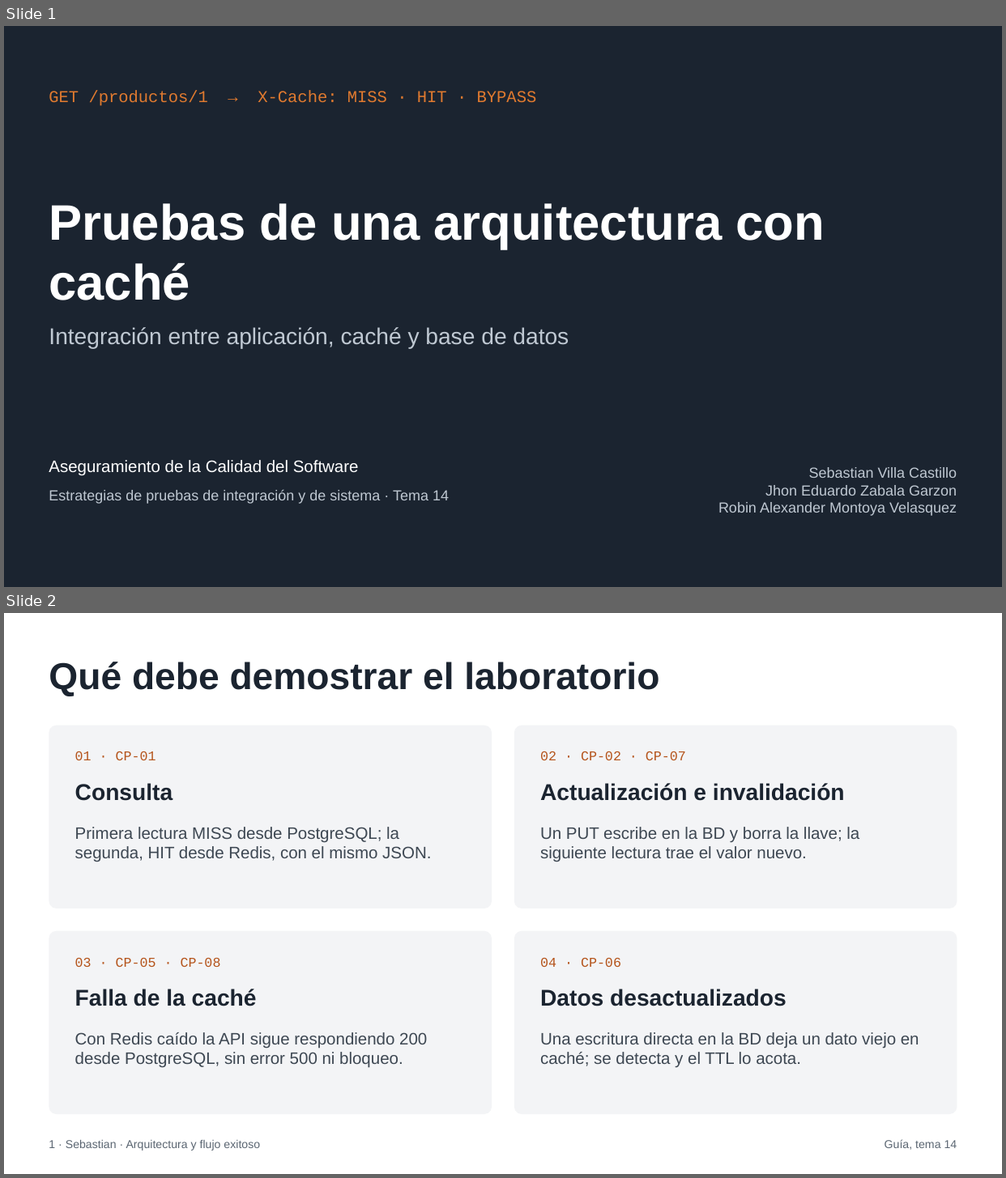
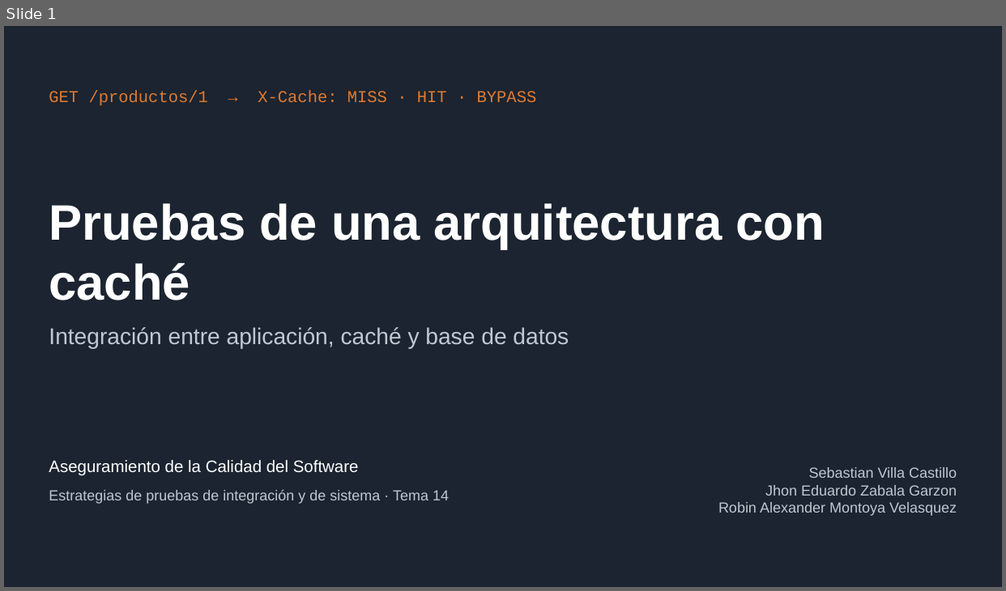
Before and after one commit to SebastianVillaC/lab-cache, a slide deck: docs/presentacion/presentacion-cache.pptx. Shown one above the other, each under a label of ours: slides 1 and 2 before the commit, slide 1 after it. The pictures are 1006x1178 and 1006x591 pixels, drawn with LibreOffice and Linux fonts; fonts in the diff are those of the drawing. Boxes give left, top, right and bottom in pixels: in the first picture for what was removed or moved away, otherwise in the second. Text is boxed around its words. In the diff, an @@ line names an element or a change of style, - is before the commit and + after.

```diff
--- a/docs/presentacion/presentacion-cache.pptx
+++ b/docs/presentacion/presentacion-cache.pptx
@@ slide 2 removed at (4,613,1002,1174), background #FFFFFF @@
@@ title removed at (49,662,659,696) @@
-Qué debe demostrar el laboratorio
@@ rounded rectangle removed at (49,726,492,909) @@
@@ rounded rectangle removed at (514,726,957,909) @@
@@ text removed at (75,752,156,760) @@
-01 · CP-01
@@ text removed at (540,752,686,760) @@
-02 · CP-02 · CP-07
@@ text removed at (75,783,172,801) @@
-Consulta
@@ text removed at (540,783,845,801) @@
-Actualización e invalidación
@@ text removed at (75,827,431,862) @@
-Primera lectura MISS desde PostgreSQL; la segunda, HIT desde Redis, con el mismo JSON.
@@ text removed at (540,827,859,862) @@
-Un PUT escribe en la BD y borra la llave; la siguiente lectura trae el valor nuevo.
@@ rounded rectangle removed at (49,931,492,1114) @@
@@ rounded rectangle removed at (514,931,957,1114) @@
@@ text removed at (75,958,221,967) @@
-03 · CP-05 · CP-08
@@ text removed at (540,958,621,967) @@
-04 · CP-06
@@ text removed at (75,989,257,1007) @@
-Falla de la caché
@@ text removed at (540,989,786,1007) @@
-Datos desactualizados
@@ text removed at (75,1033,427,1068) @@
-Con Redis caído la API sigue respondiendo 200 desde PostgreSQL, sin error 500 ni bloqueo.
@@ text removed at (540,1033,919,1068) @@
-Una escritura directa en la BD deja un dato viejo en caché; se detecta y el TTL lo acota.
@@ text removed at (49,1140,260,1151) @@
-1 · Sebastian · Arquitectura y flujo exitoso
@@ text removed at (884,1139,957,1150) @@
-Guía, tema 14
```
Also in this commit, not shown: 2 slides changed, 2 other slides removed, 11 other files.
